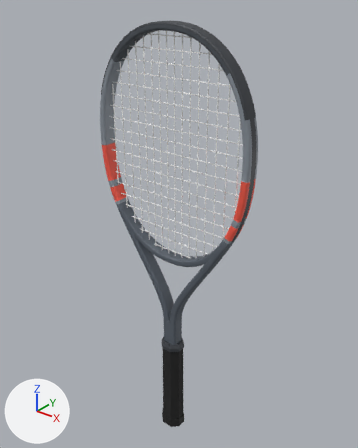
The glTF model assets/realistic/babolat-pure-strike-team-2024.glb: old version first, new version second.
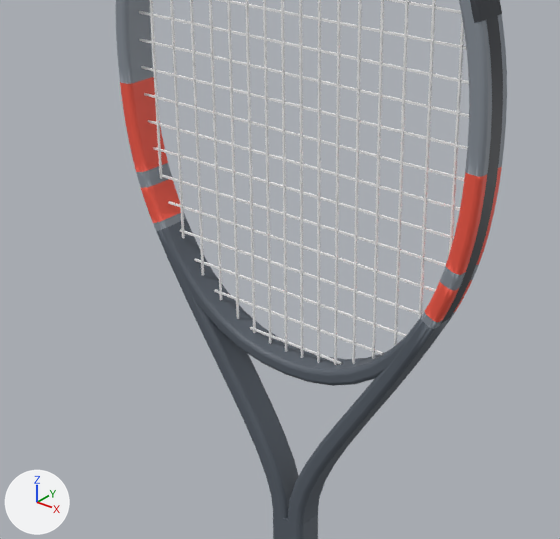
Each version appears first whole from a 50 mm camera at (0.429, -0.519, 0.729) aimed at (-0.006, 0.025, 0.392), and next in a close-up on the part from 15% to 78% of the width and 25% to 74% of the height. The lights are fixed; the arrows at lower left show +X, +Y and +Z. The first two pictures are the older version. Where no turn or scale is listed for an object, it has been applied to the vertices. Vertices at exactly the same position are counted once.

The older version as bpy lines, for what is in view:
```python
me_frame = bpy.data.meshes.new('frame')
me_frame.from_pydata(...)  # 1776 vertices, 3488 faces; spans x -0.133..0.133, y -0.011..0.011, z -0.254..0.254
me_frame.materials.append(mat_mat_frame)
me_grommets = bpy.data.meshes.new('grommets')
me_grommets.from_pydata(...)  # 52 vertices, 48 faces; spans x -0.133..0.133, y -0.005..0.005, z -0.086..0.086
me_grommets.materials.append(mat_mat_grommets)  # dark grey #3a3e44
me_strings_mains = bpy.data.meshes.new('strings_mains')
me_strings_mains.from_pydata(...)  # 128 vertices, 128 faces; spans x -0.111..0.111, y -0.001..0.001, z -0.162..0.162
me_strings_mains.materials.append(mat_mat_strings_mains)  # white #f2f2f2
ob_frame = bpy.data.objects.new('frame', me_frame)
ob_frame.location = (0.0, 0.0, 0.4319)
ob_grommets = bpy.data.objects.new('grommets', me_grommets)
ob_grommets.location = (0.0, 0.0, 0.4959)
ob_strings_mains = bpy.data.objects.new('strings_mains', me_strings_mains)
ob_strings_mains.location = (0.0, -0.0003, 0.5129)
# also in view: 'strings_crosses' at (0.0, 0.0, 0.513)
```
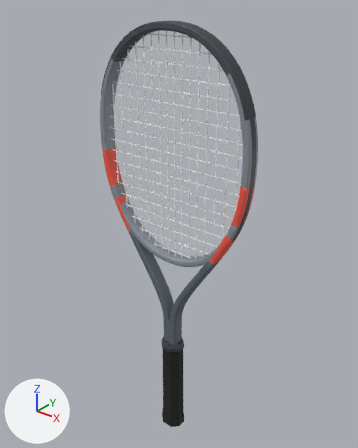
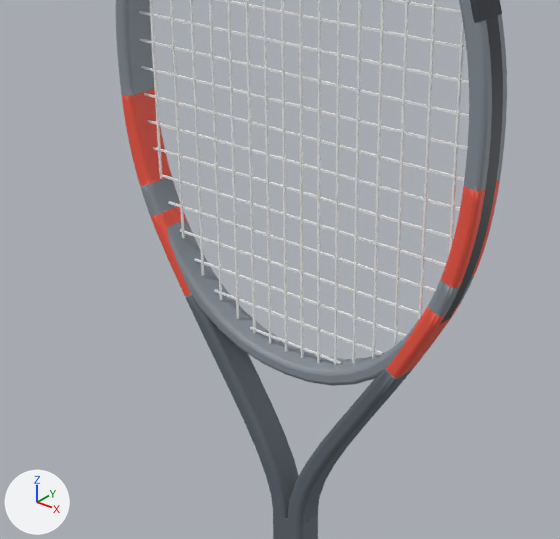
Boxes (x1, y1, x2, y2) around the edits, measured in the close-ups (560 x 539 px; the box of a moved part takes in the faces that stretch with it):
part 1 of me_frame, moved or reshaped: before (118, 60, 186, 231); after (120, 79, 211, 325)
part 2 of me_frame, moved or reshaped: before (421, 146, 504, 329); after (369, 170, 501, 399)
part 3 of me_frame, recoloured (greyish blue to grey): (139, 170, 476, 386) in both

The edits, one by one:
me_frame is used by ob_frame; location (0.0, 0.0, 0.4319).
me_frame had 1776 vertices, 3488 faces and spanned x -0.133..0.133, y -0.011..0.011, z -0.254..0.254.
me_frame now has 1808 vertices, 3552 faces and spans x -0.133..0.133, y -0.011..0.011, z -0.254..0.254.
me_frame part 1: 32 vertices moved from x -0.12..-0.101, y -0.011..0.011, z -0.019..0.007 to x -0.12..-0.103, y -0.011..0.011, z -0.014..0.009; 32 vertices removed from x -0.132..-0.113, y -0.011..0.011, z 0.014..0.073; 48 vertices added at x -0.132..-0.075, y -0.011..0.011, z -0.065..0.065.
me_frame part 2: 32 vertices moved from x 0.101..0.12, y -0.011..0.011, z -0.019..0.007 to x 0.103..0.12, y -0.011..0.011, z -0.014..0.009; 32 vertices removed from x 0.113..0.132, y -0.011..0.011, z 0.014..0.073; 48 vertices added at x 0.075..0.132, y -0.011..0.011, z -0.065..0.065.
me_frame part 3: 1504 kept faces spanning x -0.122..0.122, y -0.011..0.011, z -0.254..0.012 get new vertex colours; the middle colour goes from greyish blue #58606a to grey #5f6871.
